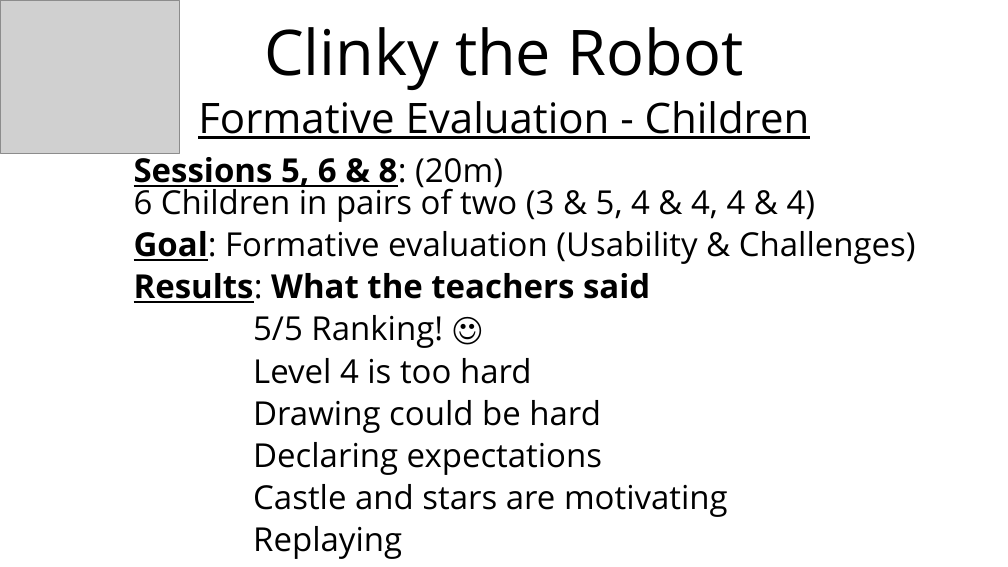
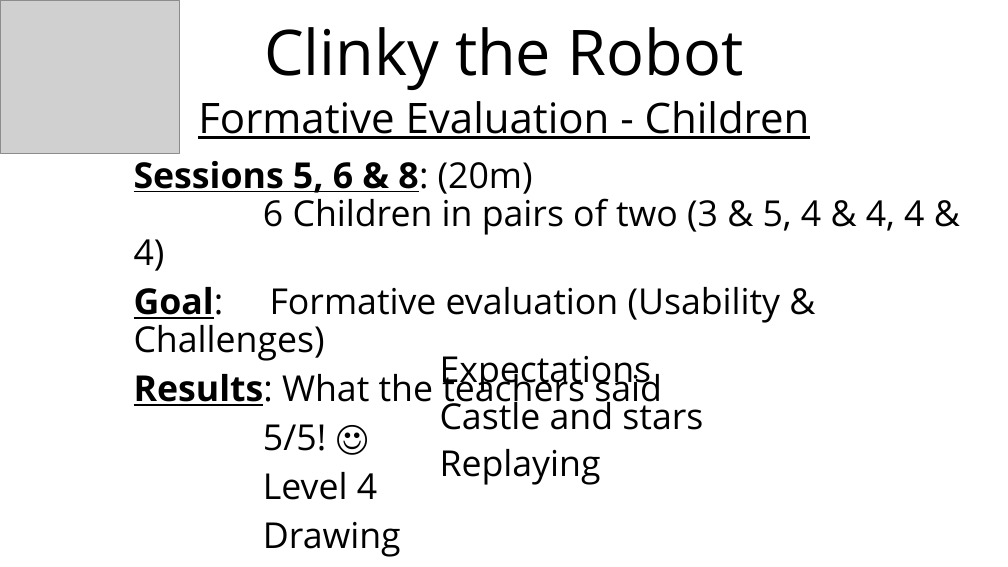
Before and after one commit to heypano/Capstone, a slide deck: slide 16 of HCIM Capstone Project.pptx. Drawn at 1008x567 pixels with LibreOffice and Linux fonts; fonts in the diff are those of the drawing; grey boxes stand for pictures. Boxes give left, top, right and bottom in pixels: in the first picture for what was removed or moved away, otherwise in the second. Text is boxed around its words. In the diff, an @@ line names an element or a change of style, - is before the commit and + after.

```diff
--- a/HCIM Capstone Project.pptx
+++ b/HCIM Capstone Project.pptx
@@ text at bbox=[134, 161, 924, 412]: size 31.4 to 34 pt in "Sessions 5, 6 & 8: (20m) 6 ...", "Goal: Formative evaluation (Usability & Challenges)", "Results: What the teachers said"; bold off in "What the teachers said"; line spacing 0.8 to 0.9 @@
@@ text added at bbox=[440, 356, 703, 485], 34 pt, text #000000 @@
+Expectations
+Castle and stars
+Replaying
@@ text at bbox=[263, 424, 401, 557]: text changed; size 31.4 to 34 pt @@
-5/5 Ranking! ☺
-Level 4 is too hard
-Drawing could be hard
-Declaring expectations
-Castle and stars are motivating
-Replaying
+5/5! ☺
+Level 4
+Drawing
```
Also in this commit, not shown: 12 other slides changed.
